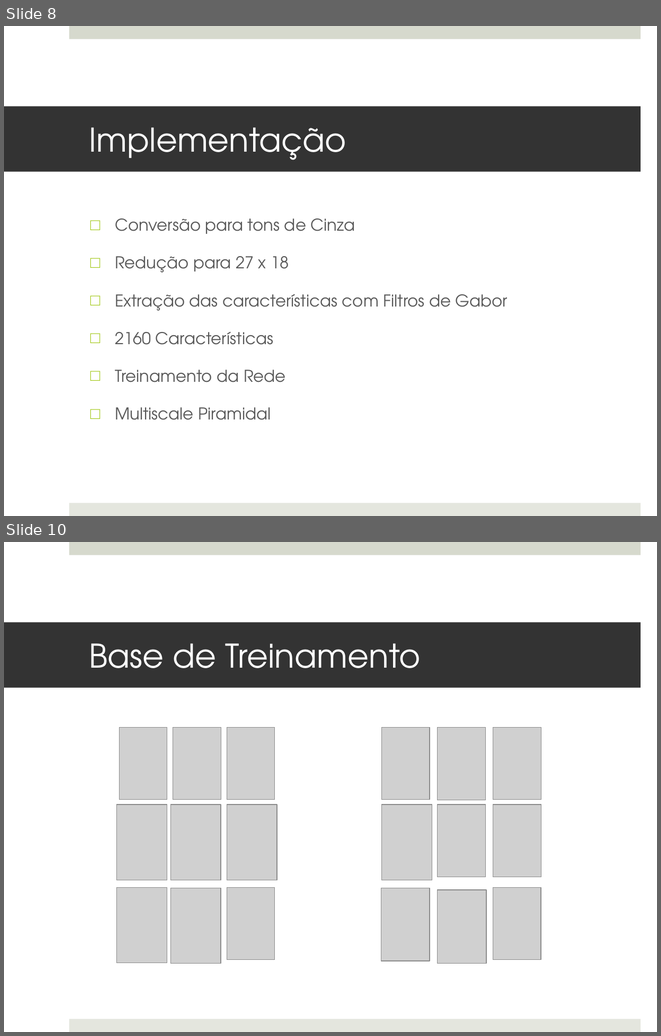
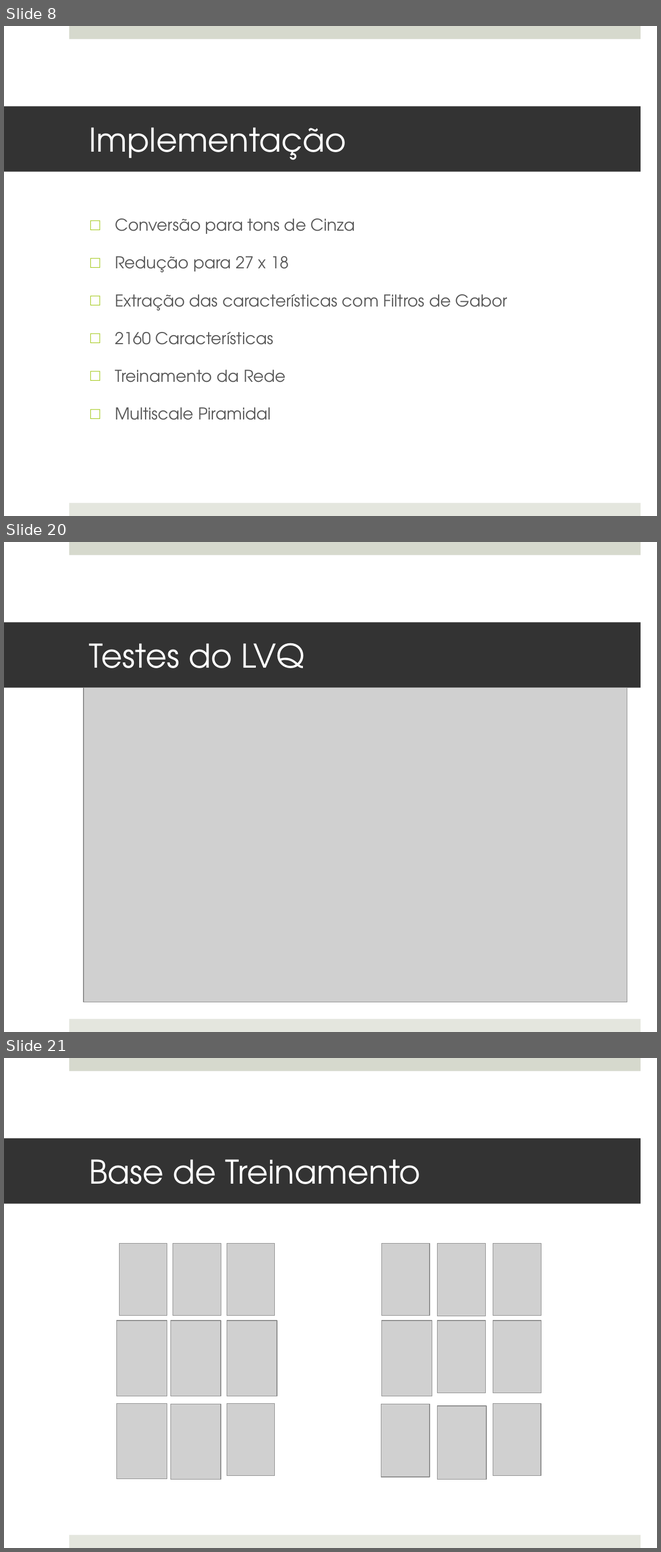
Before and after one commit to MarioBajr/Redes-Neurais, a slide deck: projeto PI.pptx. Shown one above the other, each under a label of ours: slides 8 and 10 before the commit, slides 8, 20 and 21 after it; the slides between them are not shown. The pictures are 661x1036 and 661x1552 pixels, drawn with LibreOffice and Linux fonts; fonts in the diff are those of the drawing; grey boxes stand for pictures. Boxes give left, top, right and bottom in pixels: in the first picture for what was removed or moved away, otherwise in the second. Text is boxed around its words. In the diff, an @@ line names an element or a change of style, - is before the commit and + after.

```diff
--- a/projeto PI.pptx
+++ b/projeto PI.pptx
@@ slide 20 added at (4,542,657,1032), background #FFFFFF; not listed: 2 template elements that a slide beside it also shows @@
@@ title added at (4,623,641,688), fill #333333, 36 pt, text #FFFFFF @@
+Testes do LVQ
@@ picture added at (84,688,627,1002) @@
@@ what was slide 10 is now slide 21 @@
```
Also in this commit, not shown: 3 slides changed, 10 other slides added, 3 other files.
